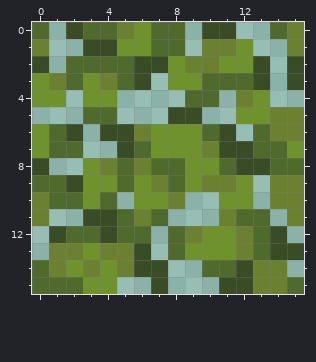
File history of a pixel-art sprite, assets/textures/game/leaves.png. This is how it looked before the edit.
The file is 16x16 pixels.
After the commit:
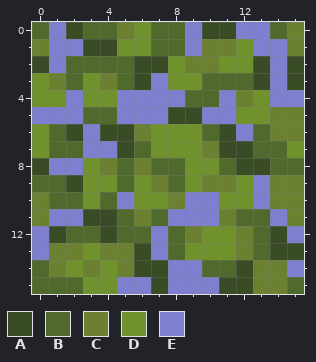
Palette (. is transparent): A #3a4c26  B #50692c  C #6c8031  D #70922d  E #7f7fcf
Commit: Add sky to transparent texture #3
From old to new:
{"y":0,"x":1,"old":".","new":"E"}
{"y":0,"x":9,"old":".","new":"E"}
{"y":0,"x":12,"old":"..","new":"EE"}
{"y":1,"x":1,"old":"..","new":"EE"}
{"y":1,"x":9,"old":".","new":"E"}
{"y":1,"x":13,"old":"..","new":"EE"}
{"y":2,"x":1,"old":".","new":"E"}
{"y":2,"x":14,"old":".","new":"E"}
{"y":3,"x":7,"old":".","new":"E"}
{"y":3,"x":14,"old":".","new":"E"}
{"y":4,"x":2,"old":".","new":"E"}
{"y":4,"x":5,"old":"....","new":"EEEE"}
{"y":4,"x":11,"old":".","new":"E"}
{"y":4,"x":14,"old":"..","new":"EE"}
{"y":5,"x":0,"old":"...","new":"EEE"}
{"y":5,"x":5,"old":"...","new":"EEE"}
{"y":5,"x":10,"old":"..","new":"EE"}
{"y":6,"x":3,"old":".","new":"E"}
{"y":6,"x":12,"old":".","new":"E"}
{"y":7,"x":3,"old":"..","new":"EE"}
{"y":8,"x":1,"old":"..","new":"EE"}
{"y":9,"x":13,"old":".","new":"E"}
{"y":10,"x":5,"old":".","new":"E"}
{"y":10,"x":9,"old":"..","new":"EE"}
{"y":10,"x":13,"old":".","new":"E"}
{"y":11,"x":1,"old":"..","new":"EE"}
{"y":11,"x":8,"old":"...","new":"EEE"}
{"y":11,"x":14,"old":".","new":"E"}
{"y":12,"x":0,"old":".","new":"E"}
{"y":12,"x":7,"old":".","new":"E"}
{"y":12,"x":15,"old":".","new":"E"}
{"y":13,"x":0,"old":".","new":"E"}
{"y":13,"x":7,"old":".","new":"E"}
{"y":14,"x":8,"old":"..","new":"EE"}
{"y":14,"x":15,"old":".","new":"E"}
{"y":15,"x":5,"old":"..","new":"EE"}
{"y":15,"x":8,"old":"...","new":"EEE"}
